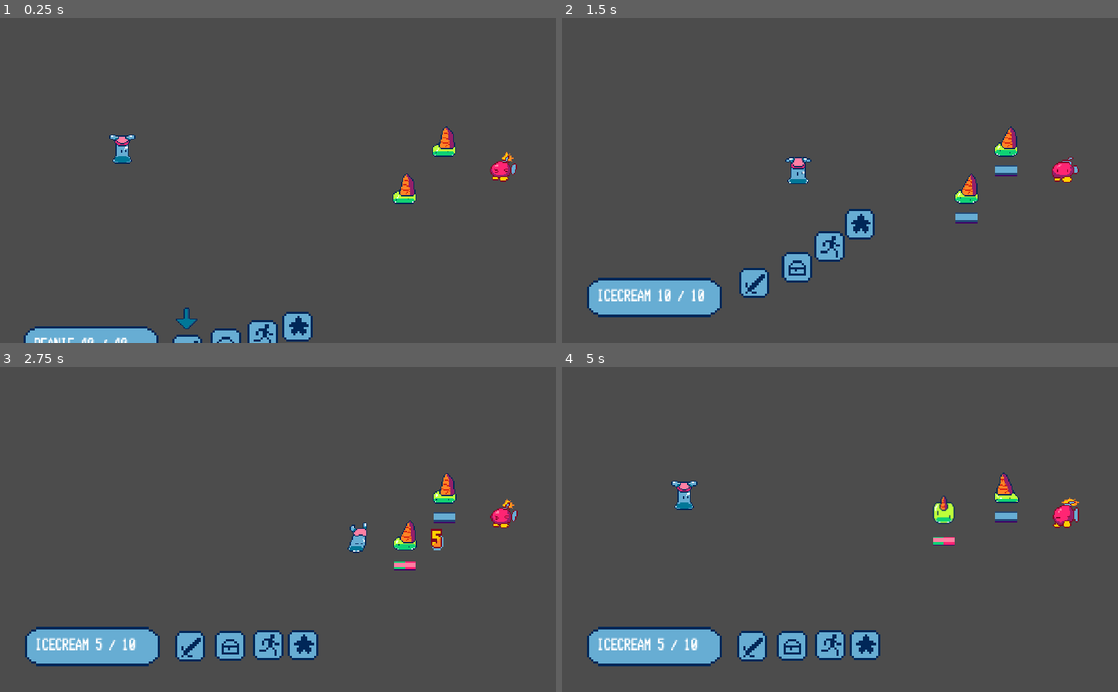
Above: before the commit, frames 1-4 (two rows, left to right).
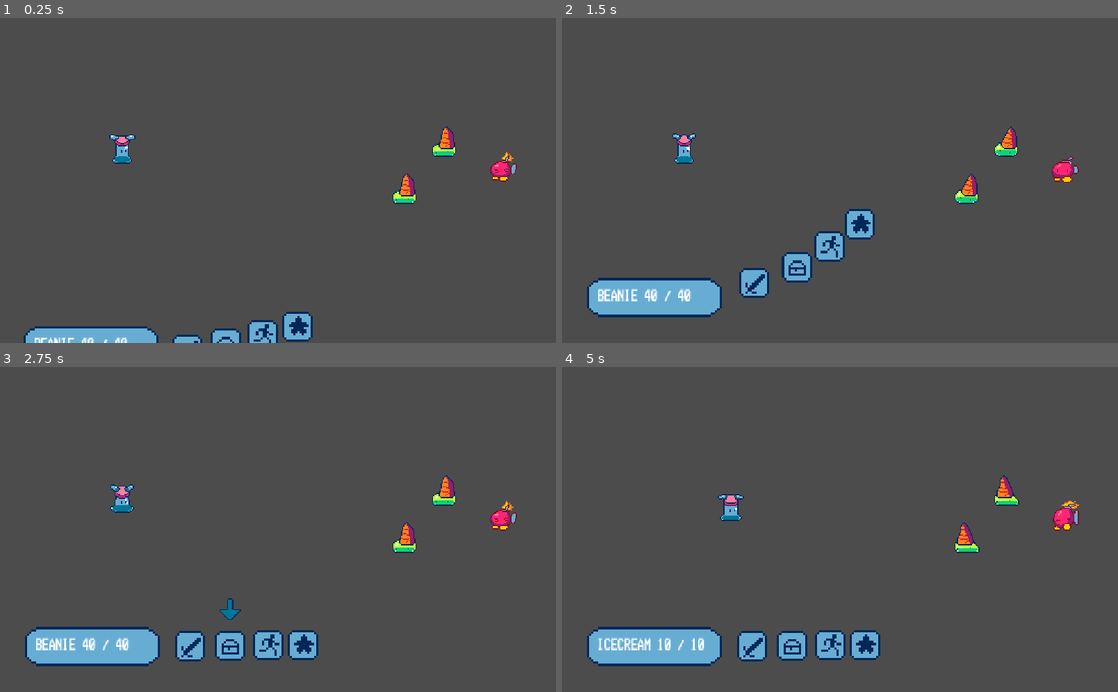
Above: after the commit, the same moments.

Repository: etherware-novice/slime-godot-game
Game: Godot game, scene res://Main.tscn
The game is run twice, just before and just after one commit, with the same random seed, the same clock (stepped at 60 frames per second) and the same inputs.
Inputs:
- Up to frame 1 (0.25 s): no input
- Up to frame 2 (1.5 s): tap Enter (ui_accept) at 0.5, 0.77 s; hold Right (ui_right) 0.53-1.28 s; hold Left (ui_left) from 1.28 s (still down)
- Up to frame 3 (2.75 s): tap Enter (ui_accept) at 1.52 s; release Left (ui_left) at 2.03 s; hold Right (ui_right) from 2.03 s (still down)
- Up to frame 4 (5 s): tap Enter (ui_accept) at 3.02, 3.77, 4.52 s; release Right (ui_right) at 3.53 s; hold Left (ui_left) from 3.53 s (still down)

The runs differ from the first frame. In frame 1, 0.1% of the frame differs, in the area x 31-36%, y 89-96%; in frame 2, 1.2%; in frame 3, 2.0%, in the area x 6-94%, y 32-88%; in frame 4, 1.9%.

Commit message:
adds classnames, fixes bug with hp not clearing

Diff:
--- a/PlayerHP.gd
+++ b/PlayerHP.gd
@@ -17,6 +17,7 @@
 func set_up(current_player):
 	print("setup")
 	update_text(current_player)
+	$selector._end()
 	$AnimationPlayer.play("popup")
 	yield($AnimationPlayer, "animation_finished")
 
@@ -35,7 +36,7 @@
 func end_turn():
 	player_inst = null
 	enemylist.clear()
-	#top_menu()
+	top_menu()
 	$selector._end()
 
 func top_menu():
--- a/PlayerHP.tscn
+++ b/PlayerHP.tscn
@@ -256,6 +256,18 @@
 "points": PoolRealArray( 656, -0.25, 0, 0.25, 0, 263, -0.25, 0, 0.25, 0, 528, -0.25, 0, 0.25, 0 ),
 "times": PoolRealArray( 0, 1, 2 )
 }
+tracks/10/type = "value"
+tracks/10/path = NodePath("selector:visible")
+tracks/10/interp = 1
+tracks/10/loop_wrap = true
+tracks/10/imported = false
+tracks/10/enabled = true
+tracks/10/keys = {
+"times": PoolRealArray( 0, 2 ),
+"transitions": PoolRealArray( 1, 1 ),
+"update": 1,
+"values": [ false, true ]
+}
 
 [node name="PlayerHP" type="CanvasLayer"]
 script = ExtResource( 3 )
@@ -307,6 +319,7 @@
 anims/popup = SubResource( 8 )
 
 [node name="selector" parent="." instance=ExtResource( 4 )]
+visible = false
 
 [connection signal="cancelled" from="selector" to="." method="top_menu"]
 [connection signal="choice_hover" from="selector" to="." method="interpret_preview"]
--- a/character.gd
+++ b/character.gd
@@ -1,4 +1,6 @@
 extends KinematicBody2D
+
+class_name character
 
 signal attack(damage)
 signal endturn
--- a/enemies.gd
+++ b/enemies.gd
@@ -1,4 +1,6 @@
-extends "res://character.gd"
+extends character
+
+class_name enemy
 
 var hpbar = preload("res://hpbar.tscn")
 var cached_hpbar
@@ -8,9 +10,9 @@
 	print("added to enemies")
 	._ready()
 
-func _do_attack():
+func _pre_turn():
 	clear_hp_bar()
-	._do_attack()
+	._pre_turn()
 
 func _sub_hp(damage):
 	._sub_hp(damage)
--- a/enemybomb.gd
+++ b/enemybomb.gd
@@ -1,4 +1,4 @@
-extends "res://enemies.gd"
+extends enemy
 
 var fuse = 1
 
--- a/icecream.gd
+++ b/icecream.gd
@@ -1,4 +1,4 @@
-extends "res://enemies.gd"
+extends enemy
 
 
 
--- a/player.gd
+++ b/player.gd
@@ -1,4 +1,6 @@
-extends "res://character.gd"
+extends character
+
+class_name player
 
 func _ready():
 	add_to_group("party")
--- a/project.godot
+++ b/project.godot
@@ -7,6 +7,28 @@
 ;   param=value ; assign values to parameters
 
 config_version=4
+
+_global_script_classes=[ {
+"base": "KinematicBody2D",
+"class": "character",
+"language": "GDScript",
+"path": "res://character.gd"
+}, {
+"base": "character",
+"class": "enemy",
+"language": "GDScript",
+"path": "res://enemies.gd"
+}, {
+"base": "character",
+"class": "player",
+"language": "GDScript",
+"path": "res://player.gd"
+} ]
+_global_script_class_icons={
+"character": "",
+"enemy": "",
+"player": ""
+}
 
 [application]
 
